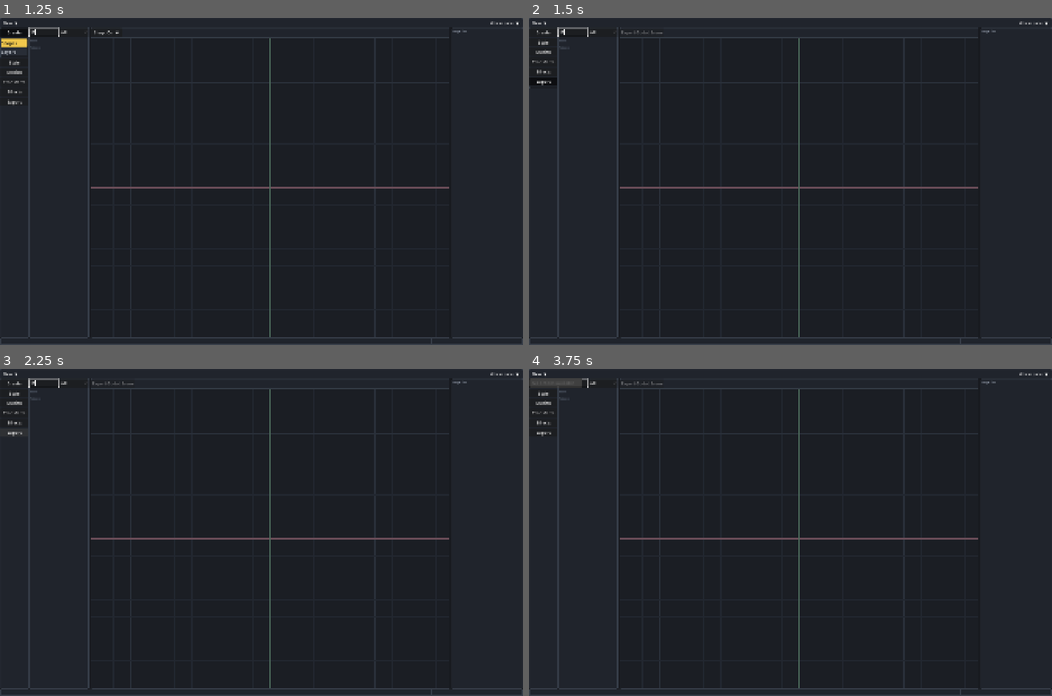
Above: before the commit, frames 1-4 (two rows, left to right).
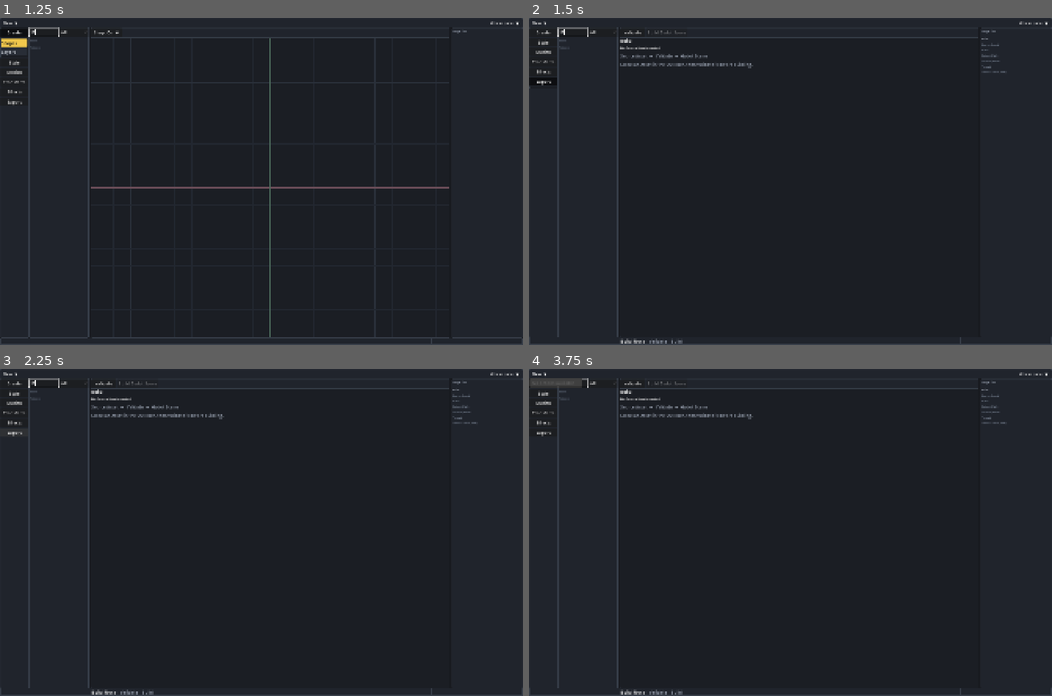
Above: after the commit, the same moments.

Repository: umut144/PolyPixar
Game: Godot game, scene res://scenes/main.tscn
The game is run twice, just before and just after one commit, with the same random seed, the same clock (stepped at 60 frames per second) and the same inputs.
Inputs (mouse positions are in pixels of both pictures, inside the frame that each line leads up to):
- Up to frame 1 (1.25 s): click (41, 31) at 0.52 s; type "12" at 0.6 s
- Up to frame 2 (1.5 s): click "Export" at 1.25 s
- Up to frame 3 (2.25 s): click "Export" at 2 s
- Up to frame 4 (3.75 s): click (633, 382) at 2.75 s, where only the run after the commit has a clickable "Validate"; click "New ▼" at 3.5 s

Frame 1 is identical in both runs. In frame 2, 1.6% of the frame differs, in the area x 0-100%, y 3-100%; in frame 3, 1.6%; in frame 4, 1.6%.

Commit message:
feat: add validated export build workspace

Diff:
--- a/scripts/main.gd
+++ b/scripts/main.gd
@@ -63,6 +63,9 @@
 var material_preview_content: CenterContainer
 var material_preview_texture: TextureRect
 var material_preview_label: Label
+var export_workspace: VBoxContainer
+var export_summary_label: Label
+var export_validation_label: Label
 var texture_context_label: Label
 var import_preview_context_label: Label
 var context_bar: HBoxContainer
@@ -346,6 +349,7 @@
 	canvas_panel.add_child(material_graph)
 	_create_material_graph()
 	_create_material_preview()
+	_create_export_workspace(canvas_panel)
 	texture_context_label = Label.new()
 	texture_context_label.position = Vector2(8, 6)
 	texture_context_label.mouse_filter = Control.MOUSE_FILTER_IGNORE
@@ -473,6 +477,29 @@
 	material_preview_label.horizontal_alignment = HORIZONTAL_ALIGNMENT_CENTER
 	material_preview_label.vertical_alignment = VERTICAL_ALIGNMENT_CENTER
 	preview_stack.add_child(material_preview_label)
+
+
+func _create_export_workspace(parent: Control) -> void:
+	export_workspace = VBoxContainer.new()
+	export_workspace.set_anchors_and_offsets_preset(Control.PRESET_FULL_RECT)
+	export_workspace.add_theme_constant_override("separation", 8)
+	export_workspace.visible = false
+	parent.add_child(export_workspace)
+	var title := Label.new()
+	title.text = "Build"
+	title.add_theme_font_size_override("font_size", 16)
+	export_workspace.add_child(title)
+	export_summary_label = Label.new()
+	export_summary_label.add_theme_font_size_override("font_size", 12)
+	export_workspace.add_child(export_summary_label)
+	var pipeline := Label.new()
+	pipeline.text = "Source Asset  →  Validate  →  Godot Scene"
+	pipeline.add_theme_color_override("font_color", Color("#9aa3b2"))
+	export_workspace.add_child(pipeline)
+	export_validation_label = Label.new()
+	export_validation_label.autowrap_mode = TextServer.AUTOWRAP_WORD_SMART
+	export_validation_label.size_flags_vertical = Control.SIZE_EXPAND_FILL
+	export_workspace.add_child(export_validation_label)
 
 
 func _create_panel(background_color := Color("#20242c")) -> PanelContainer:
@@ -1337,13 +1364,19 @@
 		return
 	_clear(context_bar)
 	if active_module == "Export":
-		var export_button := Button.new()
-		export_button.text = "Export Godot Scene"
-		export_button.custom_minimum_size = Vector2(150, 32)
-		export_button.focus_mode = Control.FOCUS_NONE
-		export_button.disabled = selected_asset_id.is_empty() or _get_asset(selected_asset_id).is_empty()
-		export_button.pressed.connect(_export_selected_asset_scene)
-		context_bar.add_child(export_button)
+		var validate_button := Button.new()
+		validate_button.text = "Validate"
+		validate_button.custom_minimum_size = Vector2(92, 32)
+		validate_button.focus_mode = Control.FOCUS_NONE
+		validate_button.pressed.connect(_validate_selected_export_asset)
+		context_bar.add_child(validate_button)
+		var build_button := Button.new()
+		build_button.text = "Build Godot Scene"
+		build_button.custom_minimum_size = Vector2(144, 32)
+		build_button.focus_mode = Control.FOCUS_NONE
+		build_button.disabled = not _export_validation_errors(_get_asset(selected_asset_id)).is_empty()
+		build_button.pressed.connect(_build_selected_asset_scene)
+		context_bar.add_child(build_button)
 		_render_info_bar()
 		return
 	if active_module == "Style" and not selected_material_id.is_empty():
@@ -1873,6 +1906,13 @@
 		material_state_label.text = "Material Graph"
 		info_bar.add_child(material_state_label)
 		return
+	if active_module == "Export":
+		var build_state := Label.new()
+		build_state.text = "Build: %s" % (str(_get_asset(selected_asset_id).get("name", "None")))
+		info_bar.add_child(build_state)
+		_add_info_option("Validate")
+		_add_info_option("Build")
+		return
 	if active_module == "Create" and active_create_submodule == "Layers":
 		var layers_state_label := Label.new()
 		layers_state_label.text = "Layers: Empty"
@@ -1909,7 +1949,110 @@
 		_add_info_option("⌘2: Edit")
 
 
-func _export_selected_asset_scene() -> void:
+func _validate_selected_export_asset() -> void:
+	_render_export_workspace()
+
+
+func _export_validation_errors(asset: Dictionary) -> Array[String]:
+	var errors: Array[String] = []
+	if asset.is_empty():
+		errors.append("Select an Asset source.")
+		return errors
+	for component in asset.get("components", []):
+		var component_name := str(component.get("name", "Component"))
+		var points: Array = component.get("outer_shape", [])
+		if not bool(component.get("closed", false)):
+			errors.append("%s: contour is not closed." % component_name)
+			continue
+		if points.size() < 3:
+			errors.append("%s: contour needs at least 3 points." % component_name)
+			continue
+		var packed_points := PackedVector2Array()
+		for point in points:
+			if point is Vector2:
+				packed_points.append(point)
+		if packed_points.size() != points.size() or Geometry2D.triangulate_polygon(packed_points).is_empty():
+			errors.append("%s: contour cannot be triangulated." % component_name)
+		var material_id := str(component.get("material_id", ""))
+		if material_id.is_empty():
+			continue
+		var material := _get_material(material_id)
+		if material.is_empty():
+			errors.append("%s: assigned Material is missing." % component_name)
+			continue
+		var texture_id := str(material.get("texture_id", ""))
+		if not texture_id.is_empty() and _texture_output_state(_get_texture(texture_id)) != "ready":
+			errors.append("%s: Material Texture is not ready." % component_name)
+	return errors
+
+
+func _render_export_workspace() -> void:
+	if not is_instance_valid(export_workspace):
+		return
+	var asset := _get_asset(selected_asset_id)
+	if asset.is_empty():
+		export_summary_label.text = "No Source Asset selected"
+		export_validation_label.text = "Select an Asset in the Outliner, then validate it before building."
+		export_validation_label.add_theme_color_override("font_color", Color("#9aa3b2"))
+		return
+	export_summary_label.text = "Source Asset: %s" % str(asset.get("name", "Asset"))
+	var errors := _export_validation_errors(asset)
+	if errors.is_empty():
+		export_validation_label.text = "Validation passed. Ready to build Godot Scene."
+		export_validation_label.add_theme_color_override("font_color", Color("#75b88a"))
+	else:
+		export_validation_label.text = "Validation\n• %s" % "\n• ".join(errors)
+		export_validation_label.add_theme_color_override("font_color", Color("#e56b6f"))
+
+
+func _build_selected_asset_scene() -> void:
+	var asset := _get_asset(selected_asset_id)
+	var errors := _export_validation_errors(asset)
+	if not errors.is_empty():
+		_show_status_message("Build blocked: validation failed.")
+		_render_export_workspace()
+		return
+	var root := Node2D.new()
+	root.name = _tscn_name(str(asset.get("name", "Asset")))
+	for component in asset.get("components", []):
+		var polygon := Polygon2D.new()
+		polygon.name = _tscn_name(str(component.get("name", "Component")))
+		polygon.polygon = PackedVector2Array(component.get("outer_shape", []))
+		var transform: Dictionary = component.get("transform", _default_component_transform())
+		polygon.position = transform.get("position", Vector2.ZERO)
+		polygon.rotation = deg_to_rad(float(transform.get("rotation", 0.0)))
+		polygon.scale = transform.get("scale", Vector2.ONE)
+		polygon.visible = bool(component.get("visibility", true))
+		polygon.z_index = int(component.get("z_index", 0))
+		var material := _get_material(str(component.get("material_id", "")))
+		if not material.is_empty():
+			var tint: Color = material.get("tint", Color.WHITE)
+			polygon.color = Color(tint.r, tint.g, tint.b, tint.a * float(material.get("opacity", 1.0)))
+			var texture := _get_texture(str(material.get("texture_id", "")))
+			var texture_path := _get_texture_final_path(texture) if not texture.is_empty() else ""
+			if not texture_path.is_empty():
+				polygon.texture = load(texture_path) as Texture2D
+		root.add_child(polygon)
+		polygon.owner = root
+	var scene := PackedScene.new()
+	var pack_error := scene.pack(root)
+	if pack_error != OK:
+		root.free()
+		_show_status_message("Build failed: could not pack scene.")
+		return
+	DirAccess.make_dir_recursive_absolute(ProjectSettings.globalize_path("res://exports"))
+	var safe_name := _tscn_name(str(asset.get("name", "Asset")).to_lower().replace(" ", "_"))
+	var scene_path := "res://exports/%s.tscn" % safe_name
+	var save_error := ResourceSaver.save(scene, scene_path)
+	root.free()
+	if save_error != OK:
+		_show_status_message("Build failed: could not save scene.")
+		return
+	_show_status_message("Built Godot Scene: %s" % scene_path)
+	_render_export_workspace()
+
+
+func _export_selected_asset_scene_legacy() -> void:
 	var asset := _get_asset(selected_asset_id)
 	if asset.is_empty():
 		_show_status_message("Select an Asset before exporting.")
@@ -2915,6 +3058,15 @@
 	_clear(inspector_content)
 	transform_fields.clear()
 	inspector_content.add_child(_create_panel_label("Inspector"))
+	if active_module == "Export":
+		inspector_content.add_child(_create_inspector_section("Build"))
+		inspector_content.add_child(_create_inspector_field_label("Source Asset"))
+		inspector_content.add_child(_create_inspector_field_label(str(_get_asset(selected_asset_id).get("name", "None"))))
+		inspector_content.add_child(_create_inspector_field_label("Output Path"))
+		inspector_content.add_child(_create_inspector_field_label("res://exports/"))
+		inspector_content.add_child(_create_inspector_field_label("Format"))
+		inspector_content.add_child(_create_inspector_field_label("Godot Scene (.tscn)"))
+		return
 	if active_module == "Style":
 		_render_material_inspector()
 		return
@@ -3331,6 +3483,19 @@
 	_render_info_bar()
 	if not is_instance_valid(canvas_context_label):
 		return
+	if active_module == "Export":
+		canvas_view.visible = false
+		texture_canvas.visible = false
+		import_preview.visible = false
+		material_graph.visible = false
+		material_preview_container.visible = false
+		export_workspace.visible = true
+		_render_export_workspace()
+		canvas_context_label.text = ""
+		texture_context_label.text = ""
+		import_preview_context_label.text = ""
+		return
+	export_workspace.visible = false
 	if active_module == "Style":
 		canvas_view.visible = false
 		texture_canvas.visible = false
Not shown, changed: docs/AI_CONTEXT.md
Not shown, changed: docs/ARCHITECTURE.md
Not shown, changed: docs/MVP_CHECKLIST.md
